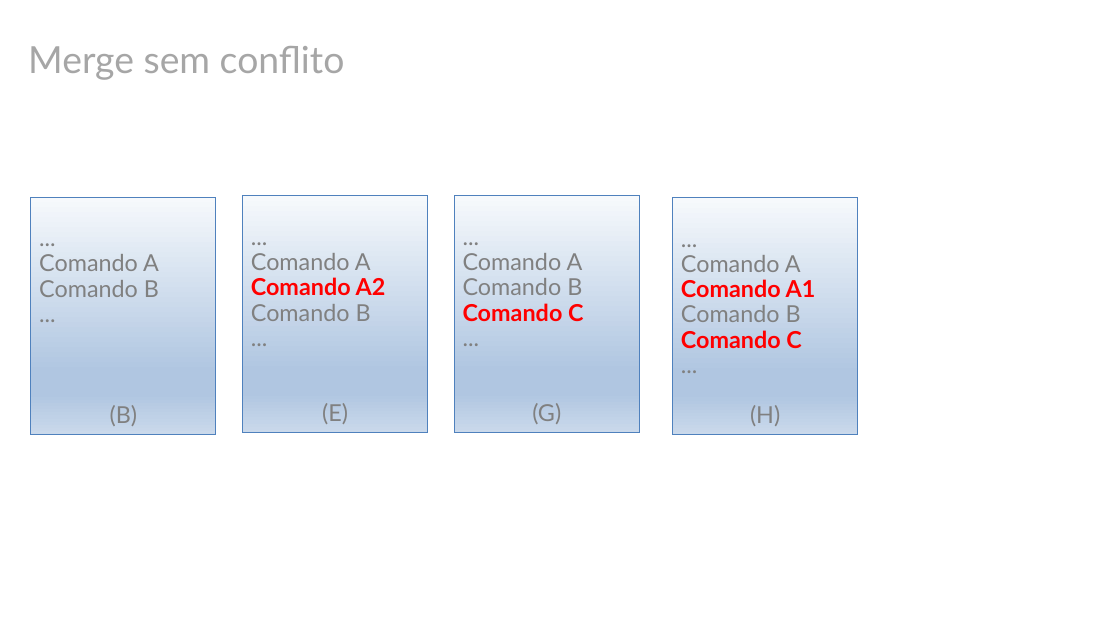
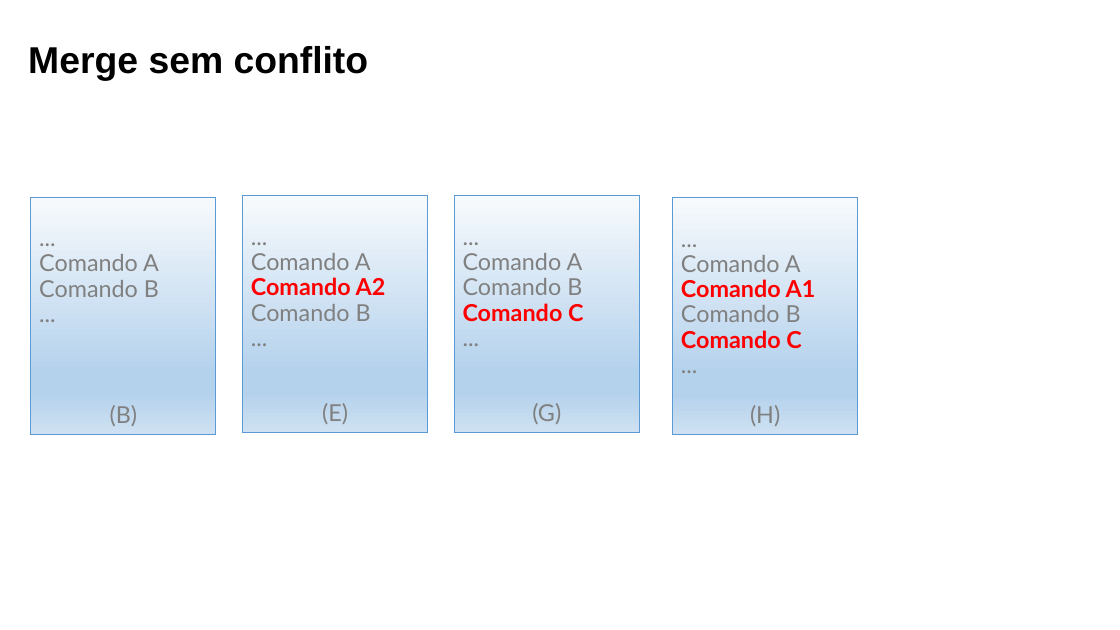
Before and after one commit to yunoguthi/testeCursoGit, a slide deck: slide 34 of git.pptx (slide 20 before the commit). Drawn at 1120x630 pixels with LibreOffice and Linux fonts; fonts in the diff are those of the drawing; background and template pictures are left out. Boxes give left, top, right and bottom in pixels: in the first picture for what was removed or moved away, otherwise in the second. Text is boxed around its words. In the diff, an @@ line names an element or a change of style, - is before the commit and + after.

```diff
--- a/git.pptx
+++ b/git.pptx
@@ text "Merge sem conflito" at [28,46,369,81]: font Lato to Arial, text colour #A6A6A6 to #000000, bold on @@
@@ fill gradient #F6F9FC to #B0C6E1 to #CAD9EB to gradient #F7FAFD to #B5D2EC to #CEE1F2; outline #4F81BD 0.75 pt to #5B9BD5 0.75 pt in 4 elements at [31,197,217,434], [243,196,429,433], [455,196,640,433], [673,197,859,434] @@
```
Also in this commit, not shown: 20 other slides changed, 15 slides added, 1 slide removed, 11 other files.
